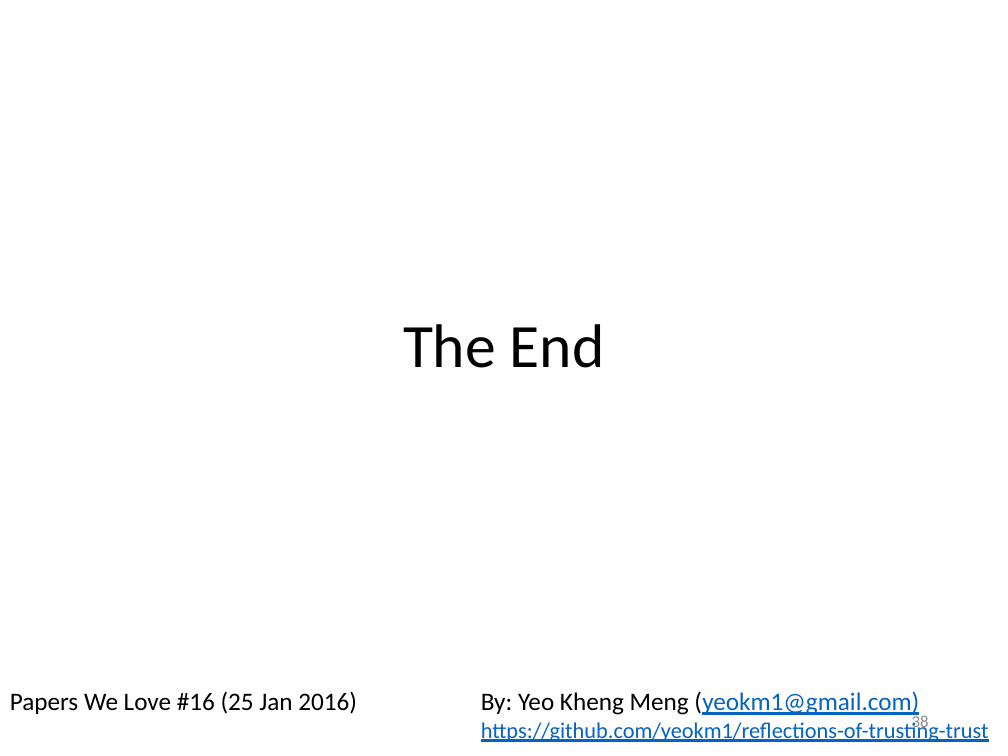
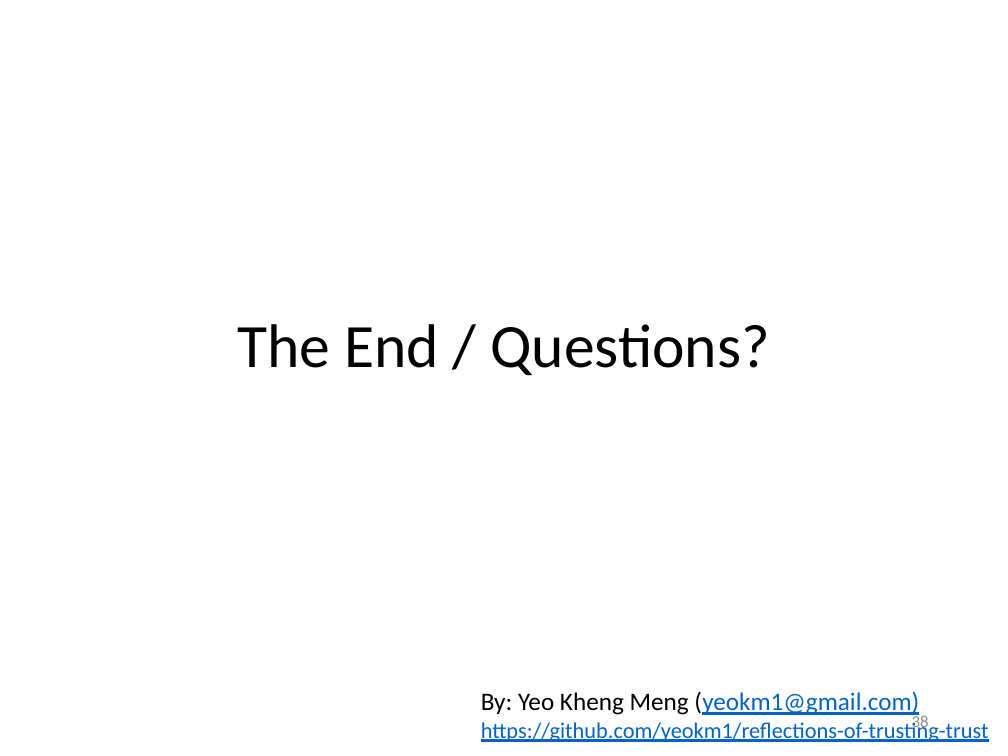
Before and after one commit to yeokm1/reflections-on-trusting-trust, a slide deck: slide 38 of reflections-on-trusting-trust-slides.pptx. Drawn at 1008x756 pixels with LibreOffice and Linux fonts; fonts in the diff are those of the drawing. Boxes give left, top, right and bottom in pixels: in the first picture for what was removed or moved away, otherwise in the second. Text is boxed around its words. In the diff, an @@ line names an element or a change of style, - is before the commit and + after.

```diff
--- a/reflections-on-trusting-trust-slides.pptx
+++ b/reflections-on-trusting-trust-slides.pptx
@@ title at (x1=237, y1=324, x2=770, y2=375): text changed @@
-The End
+The End / Questions?
@@ text removed at (x1=10, y1=691, x2=357, y2=714) @@
-Papers We Love #16 (25 Jan 2016)
```
Also in this commit, not shown: 3 other slides changed, 2 other files.
